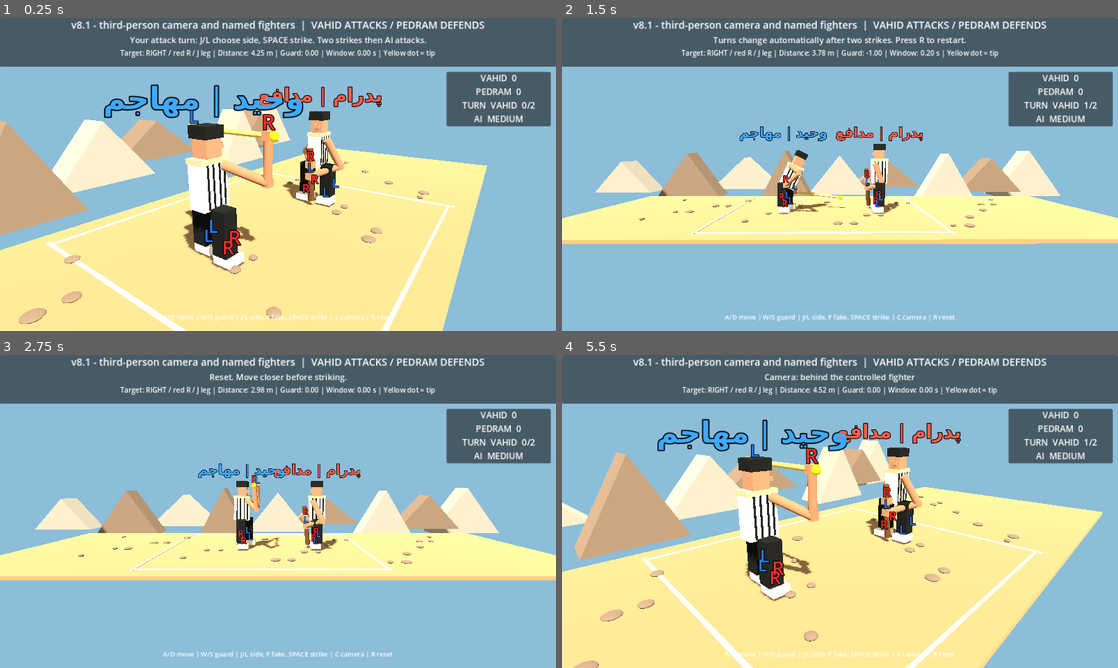
Above: before the commit, frames 1-4 (two rows, left to right).
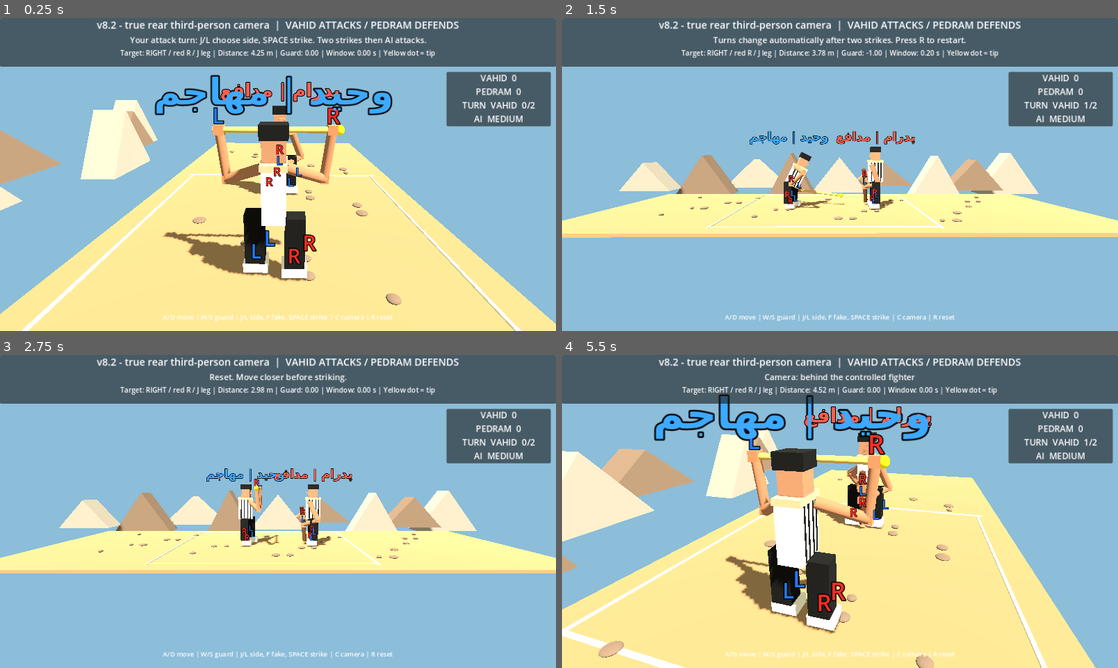
Above: after the commit, the same moments.

Repository: vahidainima-prog/tarke-darak-game
Game: Godot game, scene res://main.tscn
Two runs of this game, one before a commit and one after it. Both use one fixed random seed, a clock stepped at 60 frames per second and the inputs below.
Inputs:
- Up to frame 1 (0.25 s): no input
- Up to frame 2 (1.5 s): tap Enter at 0.5 s; hold D 0.53-1.28 s; tap C at 0.6 s; tap Space at 0.77 s; hold S from 1.28 s (still down); tap Tab at 1.35 s
- Up to frame 3 (2.75 s): tap Space at 1.52 s; tap R at 2, 2.1 s; release S at 2.03 s; hold D from 2.03 s (still down)
- Up to frame 4 (5.5 s): release D at 2.78 s; hold W 2.78-3.53 s; tap J at 2.85 s; tap Space at 3.02, 3.77, 4.52 s; hold A 3.53-5.03 s; tap L at 3.6 s; tap F at 4.35 s; hold S from 5.03 s (still down); tap C at 5.1 s

The runs differ from the first frame. In frame 1, 31% of the frame differs, in the area x 0-100%, y 0-100%; in frame 2, 12%; in frame 3, 12%; in frame 4, 36%, in the area x 0-98%, y 0-100%.

Commit message:
Correct third-person camera to look straight over Vahid's back toward Pedram

Diff:
--- a/tarke_darak_godot_v2/main.gd
+++ b/tarke_darak_godot_v2/main.gd
@@ -2,7 +2,7 @@
 
 # Godot 4.x — visual mechanics test. Side camera looks along -Z.
 # Feint depth: negative Z is BEHIND the attacker; positive Z is IN FRONT.
-const BUILD_LABEL := "v8.1 - third-person camera and named fighters"
+const BUILD_LABEL := "v8.2 - true rear third-person camera"
 const DEF_X := 1.55
 const STRIKES_PER_TURN := 2
 const AI_DIFFICULTY := "MEDIUM"
@@ -301,9 +301,9 @@
 	defend_elbow_b = block(self, "Defender elbow far", Vector3(0.17, 0.17, 0.17), Vector3.ZERO, Color(0.66, 0.44, 0.30))
 	game_camera = Camera3D.new()
 	add_child(game_camera)
-	game_camera.position = Vector3(attack_x - 3.8, 3.25, 4.25)
+	game_camera.position = Vector3(attack_x - 4.25, 3.15, 0.18)
 	game_camera.look_at(camera_focus, Vector3.UP)
-	game_camera.fov = 53.0
+	game_camera.fov = 58.0
 	game_camera.current = true
 	var layer := CanvasLayer.new()
 	add_child(layer)
@@ -672,16 +672,17 @@
 func update_camera(delta: float) -> void:
 	if game_camera == null:
 		return
-	# Camera always follows Vahid (the player), even when roles switch.
-	# The fighter's forward axis is +X; a diagonal rear camera preserves
-	# both legs, the opponent, and the chalk boundaries in the frame.
+	# Vahid faces +X. To see his BACK, camera must stay directly on
+	# the -X axis (not offset sideways along Z). The former large +Z
+	# offset made the scene look like a side view.
 	var target_position := Vector3(0.0, 2.45, 12.5)
 	var target_focus := Vector3(0.0, 1.45, 0.0)
 	if shoulder_camera:
-		var gap := maxf(1.0, defender_x - attack_x)
-		var look_ahead := clampf(gap * 0.48, 0.85, 2.1)
-		target_position = Vector3(attack_x - 3.8, 3.25, 4.25)
-		target_focus = Vector3(attack_x + look_ahead, 1.20, 0.0)
+		# Reference composition: Vahid large in the foreground, Pedram
+		# centered ahead, ground markings visible below both fighters.
+		# Keep camera distance consistent; follow Vahid in both roles.
+		target_position = Vector3(attack_x - 4.25, 3.15, 0.18)
+		target_focus = Vector3(attack_x + 1.85, 1.15, 0.0)
 	var weight := 1.0 - exp(-5.5 * delta)
 	game_camera.position = game_camera.position.lerp(target_position, weight)
 	camera_focus = camera_focus.lerp(target_focus, weight)
